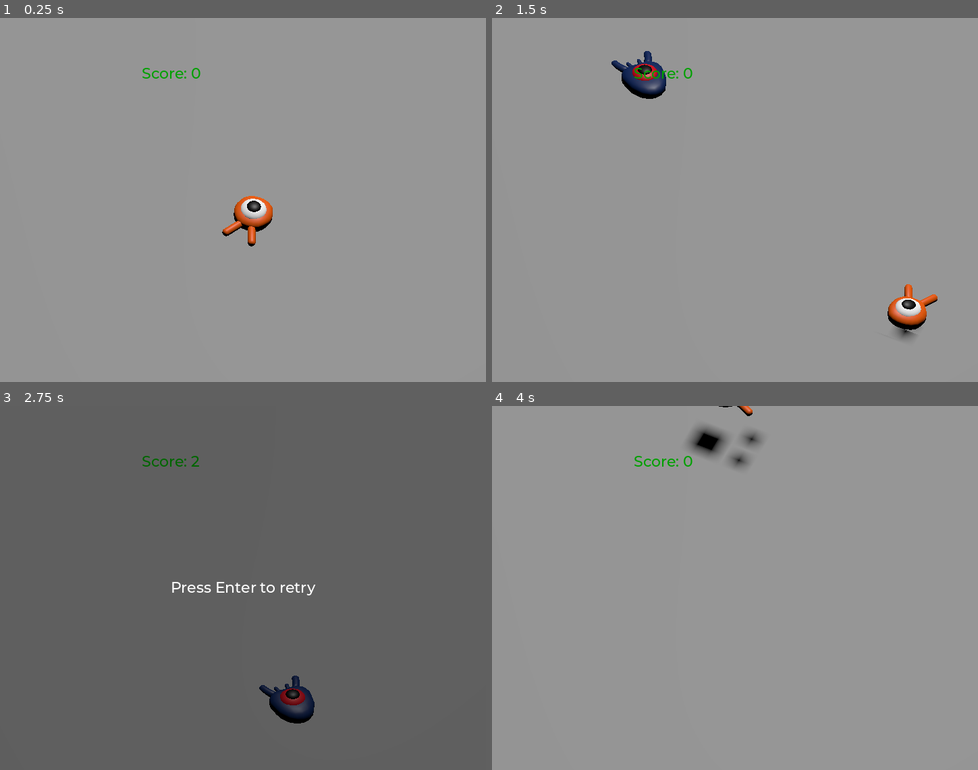
Above: before the commit, frames 1-4 (two rows, left to right).
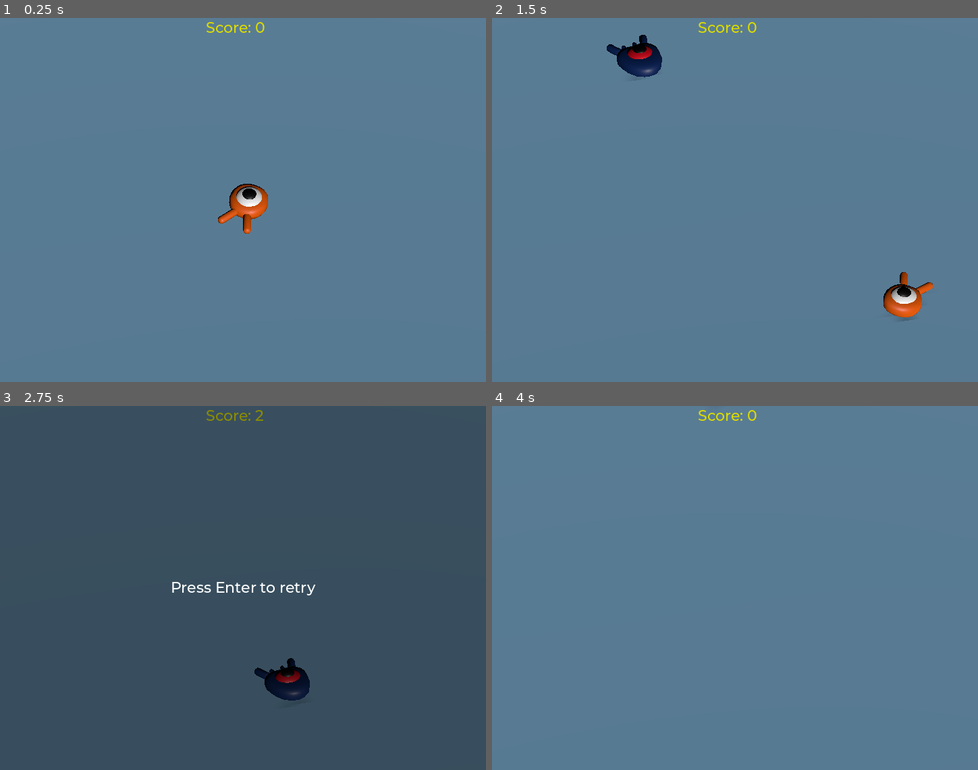
Above: after the commit, the same moments.

Repository: Banzubie/3dLearning
Game: Godot game, scene res://main.tscn
Two runs of this game, one before a commit and one after it. Both use one fixed random seed, a clock stepped at 60 frames per second and the inputs below.
Inputs:
- Up to frame 1 (0.25 s): no input
- Up to frame 2 (1.5 s): tap Enter (ui_accept) at 0.5 s; hold D (move_right) 0.53-1.28 s; tap Space (jump) at 0.77 s; hold S (move_down) from 1.28 s (still down)
- Up to frame 3 (2.75 s): tap Space (jump) at 1.52 s; release S (move_down) at 2.03 s; hold D (move_right) from 2.03 s (still down)
- Up to frame 4 (4 s): tap Enter (ui_accept) at 2.75 s; release D (move_right) at 2.78 s; hold W (move_up) 2.78-3.53 s; tap Space (jump) at 3.02, 3.77 s; hold A (move_left) from 3.53 s (still down)

The runs differ from the first frame. In frame 1, 100% of the frame differs, in the area x 0-100%, y 0-100%; in frame 2, 100%; in frame 3, 100%; in frame 4, 100%.

Commit message:
modified ground color, created game.exe

Diff:
--- a/Mob.gd
+++ b/Mob.gd
@@ -16,6 +16,8 @@
 	velocity = Vector3.FORWARD * random_speed
 	velocity = velocity.rotated(Vector3.UP, rotation.y)
 
+	$AnimationPlayer.speed_scale = random_speed / min_speed
+
 func squash():
 	squashed.emit()
 	queue_free()
--- a/main.tscn
+++ b/main.tscn
@@ -9,7 +9,11 @@
 [sub_resource type="BoxShape3D" id="BoxShape3D_beelo"]
 size = Vector3(60, 2, 60)
 
+[sub_resource type="StandardMaterial3D" id="StandardMaterial3D_lfa05"]
+albedo_color = Color(0.462745, 0.65098, 0.784314, 1)
+
 [sub_resource type="BoxMesh" id="BoxMesh_xmux4"]
+material = SubResource("StandardMaterial3D_lfa05")
 size = Vector3(60, 2, 60)
 
 [sub_resource type="StandardMaterial3D" id="StandardMaterial3D_m4dyo"]
@@ -45,8 +49,10 @@
 mesh = SubResource("BoxMesh_xmux4")
 
 [node name="DirectionalLight3D" type="DirectionalLight3D" parent="."]
-transform = Transform3D(1, 0, 0, 0, -0.311373, 0.950288, 0, -0.950288, -0.311373, 0, 17, 0)
+transform = Transform3D(0.716206, -0.429352, 0.550187, 0.161663, 0.868984, 0.467689, -0.678907, -0.246017, 0.691782, 20.3732, 22.5061, 9)
 shadow_enabled = true
+shadow_transmittance_bias = -0.255
+shadow_opacity = 0.62
 
 [node name="Player" parent="." instance=ExtResource("1_766r5")]
 transform = Transform3D(1, 0, 0, 0, 1, 0, 0, 0, 1, 0, 1, 0)
@@ -55,7 +61,7 @@
 transform = Transform3D(0.912677, -0.351424, 0.208619, 0.0815198, 0.656756, 0.749685, -0.400468, -0.667214, 0.628054, 2.28023, 11.6046, 8.72462)
 
 [node name="Camera3D" type="Camera3D" parent="CameraPivot"]
-transform = Transform3D(1, 0, 0, 0, 1, 0, 0, 0, 1, 0, 0, 19)
+transform = Transform3D(1, -2.98023e-08, -2.98023e-07, 0, 1, -2.98023e-08, 2.98023e-07, -5.96046e-08, 1, 0.237425, -0.646312, 16.8726)
 projection = 1
 size = 19.0
 
@@ -97,16 +103,21 @@
 theme = SubResource("Theme_kf3ji")
 
 [node name="ScoreLabel" type="Label" parent="UserInterface"]
-layout_mode = 0
-offset_left = 210.0
-offset_top = 68.0
-offset_right = 271.0
-offset_bottom = 94.0
-theme_override_colors/font_color = Color(0, 0.627451, 0, 1)
+layout_mode = 1
+anchors_preset = 5
+anchor_left = 0.5
+anchor_right = 0.5
+offset_left = -55.0
+offset_right = 55.0
+offset_bottom = 43.0
+grow_horizontal = 2
+theme_override_colors/font_color = Color(0.854902, 0.854902, 0, 1)
+theme_override_fonts/font = ExtResource("4_rtd61")
 text = "Score: 0"
 script = ExtResource("5_hina4")
 
 [node name="Retry" type="ColorRect" parent="UserInterface"]
+visible = false
 layout_mode = 1
 anchors_preset = 15
 anchor_right = 1.0
--- a/mob.tscn
+++ b/mob.tscn
@@ -1,10 +1,44 @@
-[gd_scene load_steps=4 format=3 uid="uid://c5fd35jik3u00"]
+[gd_scene load_steps=6 format=3 uid="uid://c5fd35jik3u00"]
 
 [ext_resource type="Script" path="res://Mob.gd" id="1_48ic6"]
 [ext_resource type="PackedScene" uid="uid://b031fgrsl8pbq" path="res://art/mob.glb" id="2_8wnxu"]
 
 [sub_resource type="BoxShape3D" id="BoxShape3D_bw012"]
 size = Vector3(1.40592, 0.396594, 1.78789)
+
+[sub_resource type="Animation" id="Animation_m28xv"]
+resource_name = "float"
+length = 1.2
+loop_mode = 1
+tracks/0/type = "value"
+tracks/0/imported = false
+tracks/0/enabled = true
+tracks/0/path = NodePath("Pivot/Character:position")
+tracks/0/interp = 1
+tracks/0/loop_wrap = true
+tracks/0/keys = {
+"times": PackedFloat32Array(0.3, 0.7, 1.2),
+"transitions": PackedFloat32Array(0.420448, 2.07053, 1),
+"update": 0,
+"values": [Vector3(0, 0, 0), Vector3(0, 0.65, 0), Vector3(0, 0.35, 0)]
+}
+tracks/1/type = "value"
+tracks/1/imported = false
+tracks/1/enabled = true
+tracks/1/path = NodePath("Pivot/Character:rotation")
+tracks/1/interp = 1
+tracks/1/loop_wrap = true
+tracks/1/keys = {
+"times": PackedFloat32Array(0.2, 0.5, 1.2),
+"transitions": PackedFloat32Array(0.420448, 2.07053, 1),
+"update": 0,
+"values": [Vector3(0, 0, 0), Vector3(0.139626, 0, 0), Vector3(-0.15708, 0, 0)]
+}
+
+[sub_resource type="AnimationLibrary" id="AnimationLibrary_u76nx"]
+_data = {
+"float": SubResource("Animation_m28xv")
+}
 
 [node name="Mob" type="CharacterBody3D" groups=["mob"]]
 collision_layer = 2
@@ -14,6 +48,7 @@
 [node name="Pivot" type="Node3D" parent="."]
 
 [node name="Character" parent="Pivot" instance=ExtResource("2_8wnxu")]
+transform = Transform3D(1, 0, 0, 0, 0.987688, 0.156434, 0, -0.156434, 0.987688, 0, 0.35, 0)
 
 [node name="CollisionShape3D" type="CollisionShape3D" parent="."]
 transform = Transform3D(1, 0, 0, 0, 1, 0, 0, 0, 1, 0, 0.463037, 0)
@@ -23,4 +58,10 @@
 transform = Transform3D(1, 0, 0, 0, 1, 0, 0, 0, 1, 0, 1, 0)
 aabb = AABB(-1.15714, -1.18601, -2, 2.31428, 1.37202, 4)
 
+[node name="AnimationPlayer" type="AnimationPlayer" parent="."]
+autoplay = "float"
+libraries = {
+"": SubResource("AnimationLibrary_u76nx")
+}
+
 [connection signal="screen_exited" from="VisibleOnScreenEnabler3D" to="." method="_on_visible_on_screen_enabler_3d_screen_exited"]
--- a/player.tscn
+++ b/player.tscn
@@ -66,10 +66,40 @@
 "values": [Vector3(0, 0, 0)]
 }
 
+[sub_resource type="Animation" id="Animation_bhao4"]
+resource_name = "float_2"
+length = 1.2
+loop_mode = 1
+tracks/0/type = "value"
+tracks/0/imported = false
+tracks/0/enabled = true
+tracks/0/path = NodePath("Pivot/Character:position")
+tracks/0/interp = 1
+tracks/0/loop_wrap = true
+tracks/0/keys = {
+"times": PackedFloat32Array(0.3, 0.7, 1.2),
+"transitions": PackedFloat32Array(0.420448, 2.07053, 1),
+"update": 0,
+"values": [Vector3(0, 0, 0), Vector3(0, 0.65, 0), Vector3(0, 0.35, 0)]
+}
+tracks/1/type = "value"
+tracks/1/imported = false
+tracks/1/enabled = true
+tracks/1/path = NodePath("Pivot/Character:rotation")
+tracks/1/interp = 1
+tracks/1/loop_wrap = true
+tracks/1/keys = {
+"times": PackedFloat32Array(0.2, 0.5, 1.2),
+"transitions": PackedFloat32Array(0.420448, 2.07053, 1),
+"update": 0,
+"values": [Vector3(0, 0, 0), Vector3(0.139626, 0, 0), Vector3(-0.15708, 0, 0)]
+}
+
 [sub_resource type="AnimationLibrary" id="AnimationLibrary_stbw1"]
 _data = {
 "RESET": SubResource("Animation_7b2wi"),
-"float": SubResource("Animation_fwpat")
+"float": SubResource("Animation_fwpat"),
+"float_2": SubResource("Animation_bhao4")
 }
 
 [node name="Player" type="CharacterBody3D"]
Not shown, added: export_presets.cfg
Not shown: 1 places in main.tscn that only renumber resources
Not shown: 1 places in player.tscn that only renumber resources
Not shown, added: Squash the Creeps (3D).console.exe
Not shown, added: Squash the Creeps (3D).exe
Not shown, added: Squash the Creeps (3D).pck
Not shown, added: bundled_game.zip
